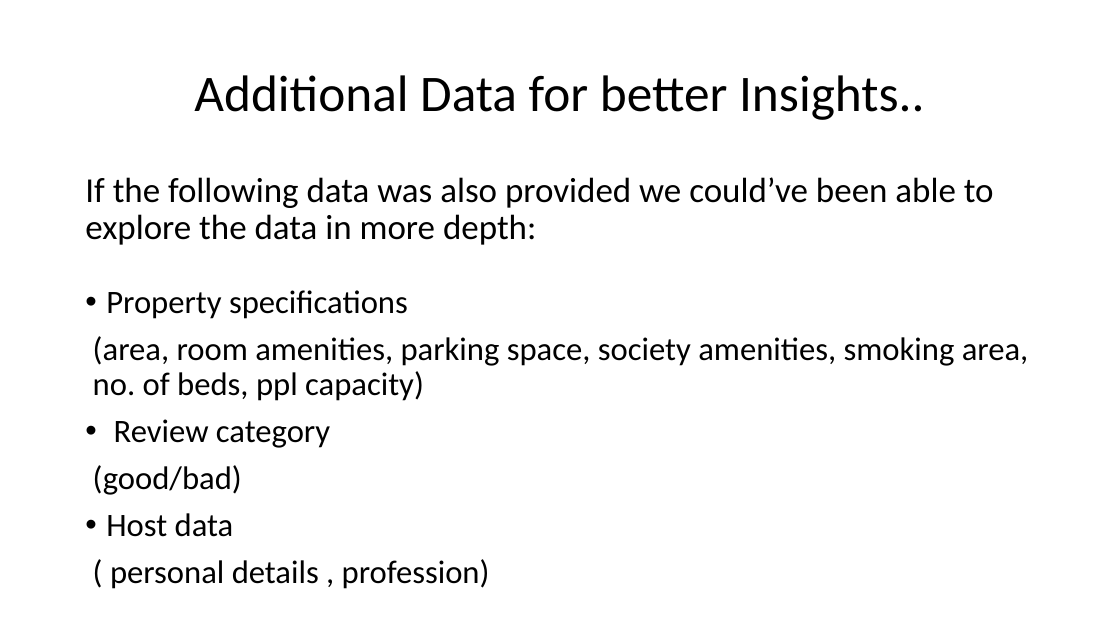
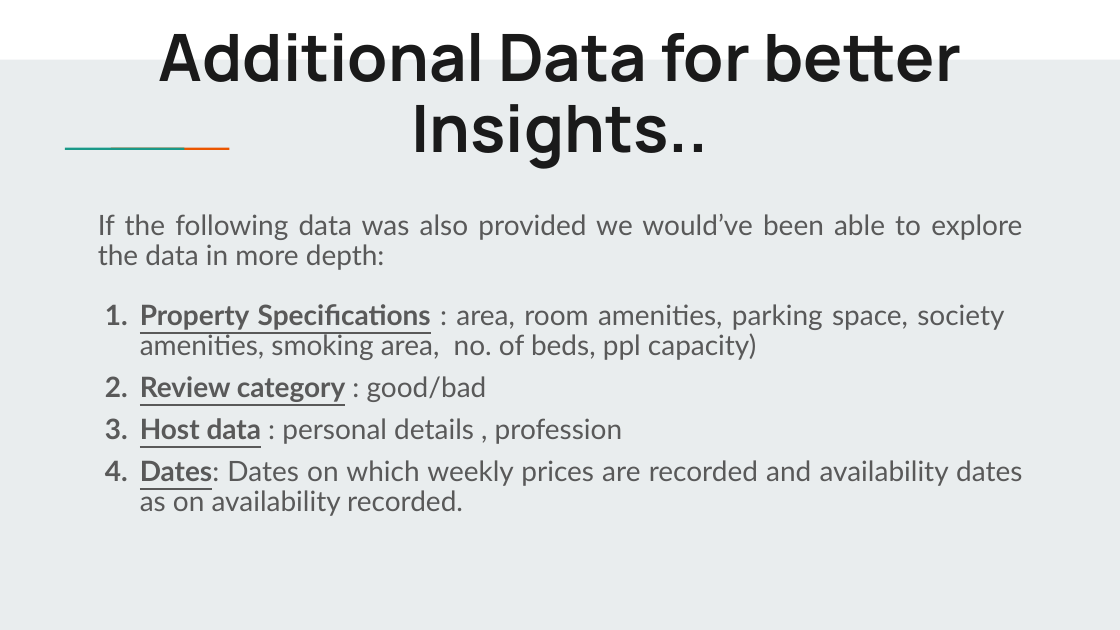
Before and after one commit to dashang/Stayze_Rent_Predicition_Hackathon, a slide deck: slide 16 of Dashang/ppt/STAYZE_final.pptx. Drawn at 1120x630 pixels with LibreOffice and Linux fonts; fonts in the diff are those of the drawing. Boxes give left, top, right and bottom in pixels: in the first picture for what was removed or moved away, otherwise in the second. Text is boxed around its words. In the diff, an @@ line names an element or a change of style, - is before the commit and + after.

```diff
--- a/Dashang/ppt/STAYZE_final.pptx
+++ b/Dashang/ppt/STAYZE_final.pptx
@@ background #FFFFFF to #E9EDEE @@
@@ rectangle added at (x1=0, y1=0, x2=1120, y2=60), fill #FFFFFF @@
@@ title "Additional Data for better Insights.." moved from (x1=194, y1=75, x2=924, y2=120) to (x1=159, y1=33, x2=961, y2=169) @@
@@ title "Additional Data for better Insights.." at (x1=159, y1=33, x2=961, y2=169): size 44 to 56 pt, font Calibri to Manrope, text colour #000000 to #1A1A1A, bold on @@
@@ rectangle added at (x1=102, y1=146, x2=148, y2=152), fill #1A9988 @@
@@ rectangle added at (x1=147, y1=146, x2=193, y2=152), fill #EB5600 @@
@@ subtitle at (x1=98, y1=214, x2=1022, y2=516): text changed; size 28 to 24 pt; font Calibri to Lato; text colour #000000 to #595959 @@
-If the following data was also provided we could’ve been able to explore the data in more depth:
-• Property specifications
-(area, room amenities, parking space, society amenities, smoking area, no. of beds, ppl capacity)
-• Review category
-(good/bad)
-• Host data
-( personal details , profession)
+If the following data was also provided we would’ve been able to explore the data in more depth:
+1. Property Specifications : area, room amenities, parking space, society amenities, smoking area, no. of beds, ppl capacity)
+2. Review category : good/bad
+3. Host data : personal details , profession
+4. Dates: Dates on which weekly prices are recorded and availability dates as on availability recorded.
```
Also in this commit, not shown: 5 other slides changed, 12 slides added, 12 slides removed, 8 other files.
